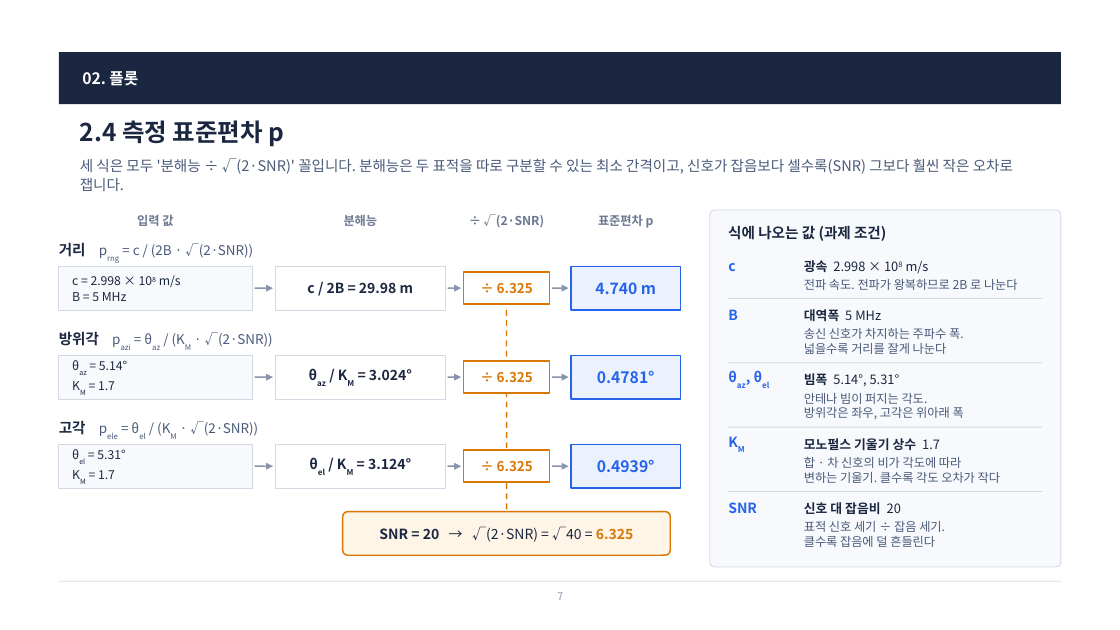
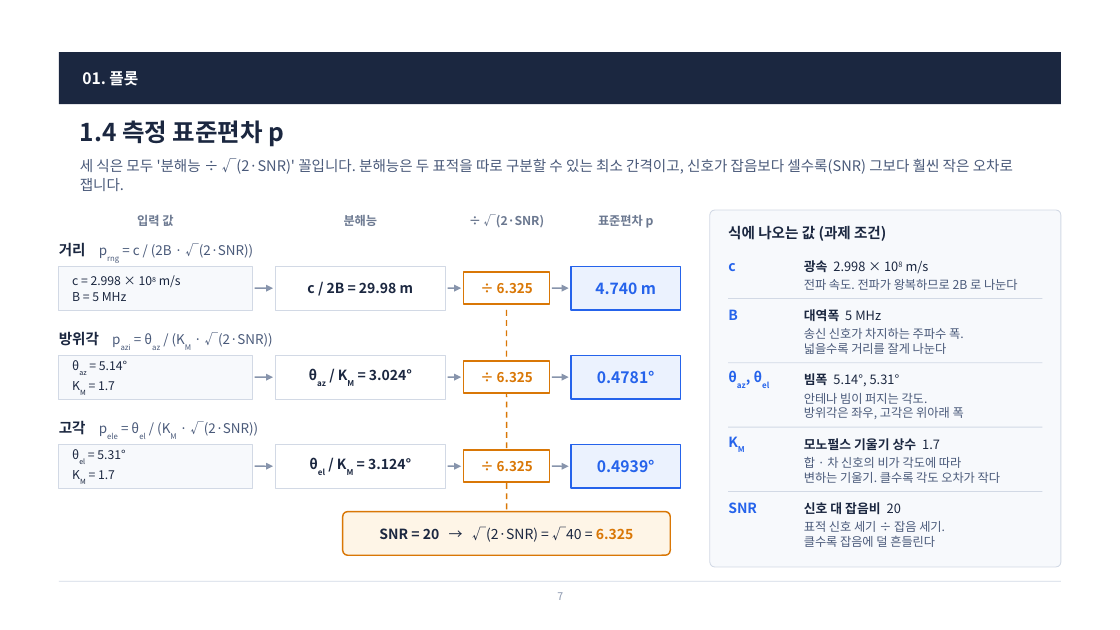
Before and after one commit to harley-hwan/radar-sw-study, a slide deck: slide 7 of Part4_Plot_Clutter_Sim/ref/산출물/Chapter4_PlotClutterSim.pptx. Drawn at 1120x630 pixels with LibreOffice and Linux fonts; fonts in the diff are those of the drawing. Boxes give left, top, right and bottom in pixels: in the first picture for what was removed or moved away, otherwise in the second. Text is boxed around its words. In the diff, an @@ line names an element or a change of style, - is before the commit and + after.

```diff
--- a/Part4_Plot_Clutter_Sim/ref/산출물/Chapter4_PlotClutterSim.pptx
+++ b/Part4_Plot_Clutter_Sim/ref/산출물/Chapter4_PlotClutterSim.pptx
@@ text at box(82, 71, 138, 86): text changed @@
-02. 플롯
+01. 플롯
@@ title at box(80, 120, 285, 147): text changed @@
-2.4 측정 표준편차 p
+1.4 측정 표준편차 p
```
Also in this commit, not shown: 11 other slides changed, 10 slides added, 15 slides removed, 9 other files.
